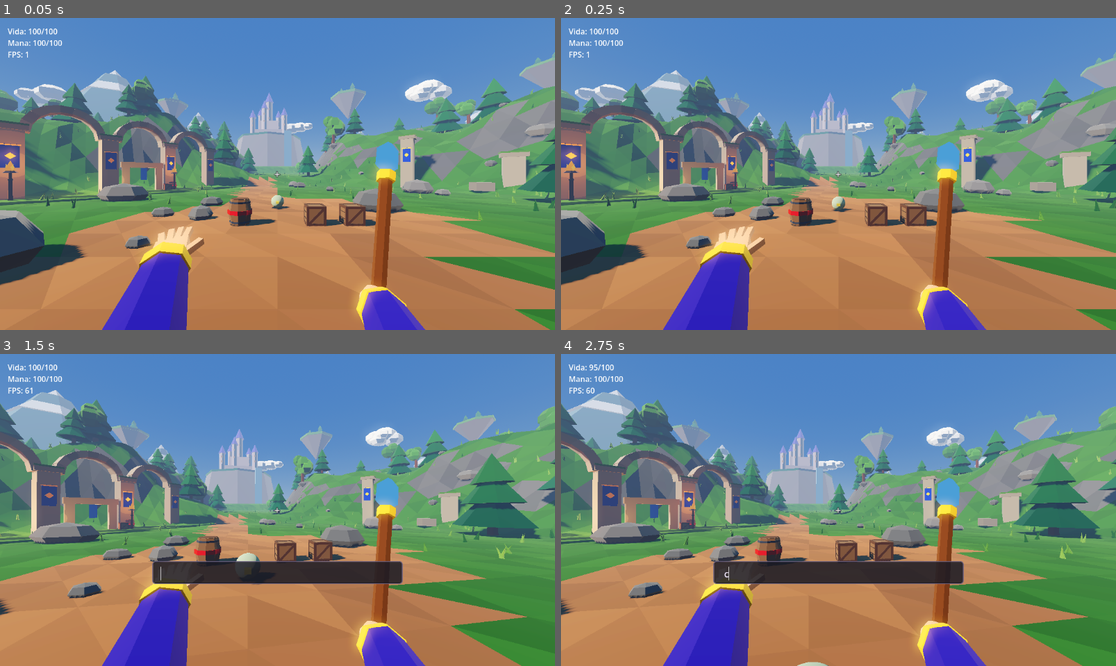
Above: before the commit, frames 1-4 (two rows, left to right).
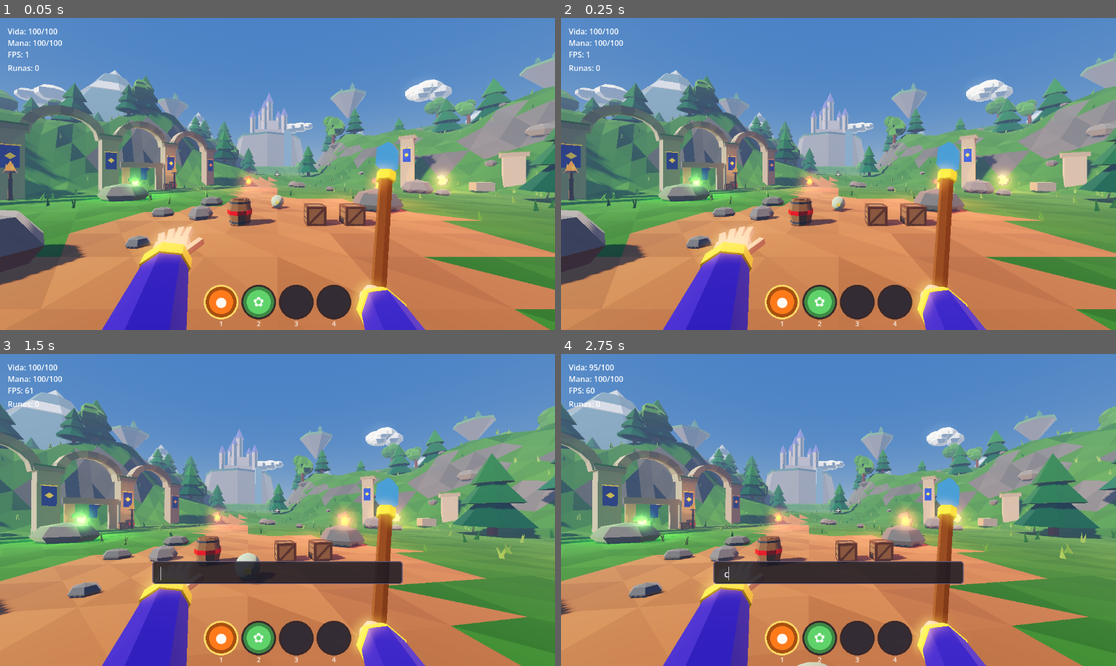
Above: after the commit, the same moments.

Repository: vitortosta4-design/Arcane-Forge
Game: Godot game, scene res://cenas/arena_teste.tscn
Two runs of this game, one before a commit and one after it. Both use one fixed random seed, a clock stepped at 60 frames per second and the inputs below.
Inputs (mouse positions are in pixels of both pictures, inside the frame that each line leads up to):
- Up to frame 1 (0.05 s): no input
- Up to frame 2 (0.25 s): no input
- Up to frame 3 (1.5 s): tap Enter at 0.5 s; move the mouse to (305, 510) at 0.52 s; hold Q (abrir_conjuracao) 0.53-1.28 s; hold W (mover_frente) from 0.53 s (still down); tap Space (pular) at 0.77 s; move the mouse to (249, 510) at 1.27 s; click (249, 510) at 1.35 s
- Up to frame 4 (2.75 s): keep holding W (mover_frente); tap Space (pular) at 1.52 s; move the mouse to (849, 503) at 2.02 s; hold C (trocar_camera) from 2.03 s (still down)

The runs differ from the first frame. In frame 1, 12% of the frame differs, in the area x 0-100%, y 15-99%; in frame 2, 12%; in frame 3, 9.5%; in frame 4, 9.4%.

Commit message:
Runas no mapa e barra de medalhões no HUD
- RunaColetavel: runa acesa do lote 3c flutuando, virada para o jogador, com luz
  na cor do elemento; vai para a mochila ao encostar
- 7 pontos fixos de runa na clareira (fogo x2, água, feroz, vida, arremesso, prende)
- HUD: barra com os 4 medalhões (cor, símbolo, tecla, recarga) e contador de runas
- Partes acesas do modelo legíveis também sem emissão (prints da nuvem)

Co-Authored-By: Claude Opus 5.5 <noreply@anthropic.com>
Claude-Session: https://claude.ai/code/session_0181vzWuM37sLFhAsjiwBCXB

Diff:
--- a/jogo/scripts/ambiente/clareira.gd
+++ b/jogo/scripts/ambiente/clareira.gd
@@ -44,6 +44,13 @@
 const COR_TOCHA := Color(1.0, 0.6, 0.28)
 const ENERGIA_TOCHA := 2.6
 const ALCANCE_TOCHA := 7.5
+## Pontos fixos de runa (ADR-035, Fase 2). Na Fase 7 o gerador de mapas
+## sorteia estes pontos; por enquanto são sempre os mesmos.
+const PONTOS_RUNA := [
+	["fogo", Vector2(6, -6)], ["agua", Vector2(-8, 6)], ["feroz", Vector2(12, 4)],
+	["vida", Vector2(-10, -8)], ["arremesso", Vector2(3, 12)], ["prende", Vector2(15, -12)],
+	["fogo", Vector2(-3, -14)],
+]
 
 var _ruido := FastNoiseLite.new()
 var _ruido_morros := FastNoiseLite.new()
@@ -69,6 +76,7 @@
 	_criar_grama()
 	_criar_ruinas()
 	_criar_tochas()
+	_criar_runas()
 	_criar_fundo()
 
 
@@ -492,6 +500,16 @@
 	tocha.add_child(corpo)
 
 
+func _criar_runas() -> void:
+	for ponto in PONTOS_RUNA:
+		var runa := RunaColetavel.new()
+		runa.nome = ponto[0]
+		runa.name = "Runa_%s" % ponto[0]
+		var p: Vector2 = ponto[1]
+		runa.position = _no_chao(p.x, p.y)
+		add_child(runa)
+
+
 # --- Fundo: montanhas, castelo, cachoeira, ilhas e nuvens --------------------
 
 func _criar_fundo() -> void:
--- /dev/null
+++ b/jogo/scripts/forja/runa_coletavel.gd
@@ -0,0 +1,100 @@
+class_name RunaColetavel
+extends Area3D
+## Runa largada no mapa (ADR-035): flutua, gira, brilha na cor dela e vai
+## para a mochila de quem encostar. Visual: a runa acesa do lote 3c
+## (assets/modelos/runas/runas_v3_acesas.glb), aumentada para dar para ver
+## de longe; a luz pontual sem sombra é o "farol" que chama o jogador.
+
+const MODELO := preload("res://assets/modelos/runas/runas_v3_acesas.glb")
+const CORES := {
+	"fogo": Color("ff7a1a"), "agua": Color("3aa0ff"), "feroz": Color("d8343c"),
+	"vida": Color("5fd36a"), "prende": Color("b7a6ff"), "arremesso": Color("ffd23a"),
+}
+const ESCALA := 2.4
+const ALTURA := 1.0
+
+@export var nome := "fogo"
+
+var _visual: Node3D = null
+var _tempo := 0.0
+var _coletada := false
+
+
+func _ready() -> void:
+	collision_layer = 0
+	collision_mask = 2
+	monitoring = true
+	var forma := SphereShape3D.new()
+	forma.radius = 1.1
+	var c := CollisionShape3D.new()
+	c.shape = forma
+	c.position = Vector3.UP * ALTURA
+	add_child(c)
+	_tempo = randf() * TAU
+
+	var todas := MODELO.instantiate()
+	var no := todas.get_node_or_null("Runa_%s_acesa" % nome) as Node3D
+	if no:
+		todas.remove_child(no)
+		no.position = Vector3.ZERO
+		_visual = Node3D.new()
+		_visual.add_child(no)
+		_visual.scale = Vector3.ONE * ESCALA
+		_garantir_cor_do_brilho(no)
+		add_child(_visual)
+	todas.queue_free()
+
+	var luz := OmniLight3D.new()
+	luz.light_color = CORES.get(nome, Color.WHITE)
+	luz.light_energy = 1.0
+	luz.omni_range = 3.5
+	# Na frente do símbolo, para iluminar a face entalhada, não as costas.
+	luz.position = Vector3(0, 0.2, 0.35)
+	if _visual:
+		_visual.add_child(luz)
+	else:
+		add_child(luz)
+	body_entered.connect(_ao_encostar)
+
+
+func _process(delta: float) -> void:
+	_tempo += delta
+	if _visual and not _coletada:
+		_visual.position.y = ALTURA + sin(_tempo * 2.0) * 0.12
+		# A face entalhada sempre virada para quem olha, com um balanço leve
+		# (girando, metade do tempo o jogador via só as costas lisas).
+		var camera := get_viewport().get_camera_3d()
+		if camera:
+			var para_camera := camera.global_position - global_position
+			_visual.rotation.y = atan2(para_camera.x, para_camera.z) + sin(_tempo * 1.3) * 0.35
+
+
+func _ao_encostar(corpo: Node) -> void:
+	if _coletada or not corpo.has_method("coletar_runa"):
+		return
+	_coletada = true
+	corpo.coletar_runa(nome)
+	# Some subindo e encolhendo, para o jogador ver que pegou.
+	var tw := create_tween()
+	if _visual:
+		tw.tween_property(_visual, "position:y", ALTURA + 1.2, 0.25).set_ease(Tween.EASE_OUT)
+		tw.parallel().tween_property(_visual, "scale", Vector3.ONE * 0.1, 0.25)
+	tw.tween_callback(queue_free)
+
+
+## As partes acesas do modelo têm cor de base preta e só brilho (emissão).
+## No render sem brilho (Compatibility, prints da nuvem) elas viravam
+## buracos pretos; com a cor de base igual à do brilho, a runa se lê nos
+## dois renderizadores.
+func _garantir_cor_do_brilho(raiz: Node) -> void:
+	var lista: Array = [raiz]
+	while not lista.is_empty():
+		var n: Node = lista.pop_back()
+		lista.append_array(n.get_children())
+		if n is MeshInstance3D:
+			for i in n.mesh.get_surface_count():
+				var mat := n.get_active_material(i) as StandardMaterial3D
+				if mat and mat.emission_enabled and mat.albedo_color.v < 0.1:
+					var copia := mat.duplicate() as StandardMaterial3D
+					copia.albedo_color = mat.emission
+					n.set_surface_override_material(i, copia)
--- /dev/null
+++ b/jogo/scripts/ui/barra_hud.gd
@@ -0,0 +1,65 @@
+class_name BarraHud
+extends Control
+## Barra de medalhões no pé da tela (ADR-033) e contador de runas, no lugar
+## dos ícones da referência. Provisório até a Fase 5 (medalhão definitivo):
+## cada medalhão é um disco na cor do elemento com o símbolo da forma, o
+## número da tecla e uma "sombra de relógio" enquanto recarrega.
+
+const TAMANHO := 64.0
+const ESPACO := 14.0
+
+var mago: Node = null
+var _fonte: Font = null
+
+
+func _ready() -> void:
+	_fonte = ThemeDB.fallback_font
+	mouse_filter = Control.MOUSE_FILTER_IGNORE
+
+
+func _process(_delta: float) -> void:
+	queue_redraw()
+
+
+func _draw() -> void:
+	if mago == null:
+		return
+	var barra: BarraMedalhoes = mago.barra
+	var largura := BarraMedalhoes.ESPACOS * TAMANHO + (BarraMedalhoes.ESPACOS - 1) * ESPACO
+	var tela := get_viewport_rect().size
+	var inicio := Vector2((tela.x - largura) / 2.0, tela.y - TAMANHO - 26.0)
+	for i in BarraMedalhoes.ESPACOS:
+		var centro := inicio + Vector2(i * (TAMANHO + ESPACO) + TAMANHO / 2.0, TAMANHO / 2.0)
+		var raio := TAMANHO / 2.0
+		# Moldura de pedra escura, com destaque no espaço selecionado.
+		var selecionado: bool = i == mago.espaco_selecionado
+		draw_circle(centro, raio + 4.0, Color(1.0, 0.85, 0.4) if selecionado else Color(0.12, 0.1, 0.14, 0.85))
+		var medalhao = barra.medalhoes[i]
+		if medalhao == null:
+			draw_circle(centro, raio, Color(0.2, 0.18, 0.22, 0.7))
+		else:
+			var cor := Color(medalhao.get("cor", "#ffffff"))
+			draw_circle(centro, raio, cor.darkened(0.35))
+			draw_circle(centro, raio * 0.78, cor)
+			_texto_centrado(medalhao.get("simbolo", "●"), centro + Vector2(0, 9), 28, Color(1, 1, 1, 0.95))
+			var fracao := barra.fracao_recarga(i)
+			if fracao > 0.0:
+				draw_arc(centro, raio * 0.5, -PI / 2.0, -PI / 2.0 + TAU * fracao, 24, Color(0, 0, 0, 0.6), raio)
+		_texto_centrado(str(i + 1), centro + Vector2(0, raio + 18.0), 14, Color(1, 1, 1, 0.85))
+
+	# Runas na mochila, no canto, abaixo de vida e mana.
+	var contagem := {}
+	for r in mago.runas:
+		contagem[r] = contagem.get(r, 0) + 1
+	var y := 110.0
+	draw_string(_fonte, Vector2(16, y), "Runas: %d" % mago.runas.size(), HORIZONTAL_ALIGNMENT_LEFT, -1, 16, Color.WHITE)
+	for nome in contagem:
+		y += 20.0
+		var cor: Color = RunaColetavel.CORES.get(nome, Color.WHITE)
+		draw_circle(Vector2(24, y - 5), 6.0, cor)
+		draw_string(_fonte, Vector2(36, y), "%s x%d" % [nome, contagem[nome]], HORIZONTAL_ALIGNMENT_LEFT, -1, 15, Color.WHITE)
+
+
+func _texto_centrado(texto: String, base: Vector2, tamanho: int, cor: Color) -> void:
+	var largura := _fonte.get_string_size(texto, HORIZONTAL_ALIGNMENT_LEFT, -1, tamanho).x
+	draw_string(_fonte, base - Vector2(largura / 2.0, 0), texto, HORIZONTAL_ALIGNMENT_LEFT, -1, tamanho, cor)
--- a/jogo/scripts/ui/hud.gd
+++ b/jogo/scripts/ui/hud.gd
@@ -20,6 +20,7 @@
 }
 
 var _tempo_legenda_s := 0.0
+var _aviso: Label = null
 
 
 func _ready() -> void:
@@ -33,6 +34,20 @@
 	mago.estados.estados_mudaram.connect(_ao_estados_mudarem)
 	mago.teleportou.connect(_ao_teleportar)
 	_ao_vida_mudar(mago.vida_atual, mago.vida_maxima)
+	var barra := BarraHud.new()
+	barra.name = "BarraMedalhoes"
+	barra.mago = mago
+	add_child(barra)
+	_aviso = Label.new()
+	_aviso.name = "Aviso"
+	_aviso.horizontal_alignment = HORIZONTAL_ALIGNMENT_CENTER
+	_aviso.set_anchors_preset(Control.PRESET_CENTER)
+	_aviso.position = Vector2(-300, 60)
+	_aviso.size = Vector2(600, 30)
+	_aviso.add_theme_font_size_override("font_size", 20)
+	_aviso.add_theme_color_override("font_outline_color", Color.BLACK)
+	_aviso.add_theme_constant_override("outline_size", 6)
+	add_child(_aviso)
 	_ao_mana_mudar(mago.mana_atual, mago.mana_maxima)
 
 
@@ -69,3 +84,9 @@
 func _ao_conjurar(legenda: String) -> void:
 	_label_legenda.text = legenda
 	_tempo_legenda_s = 2.5
+
+
+## Texto curto no meio da tela (ex.: "E: usar a bigorna"). Vazio esconde.
+func mostrar_aviso(texto: String) -> void:
+	if _aviso:
+		_aviso.text = texto
Binary file added: jogo/assets/modelos/runas/runas_v3_acesas.glb
Not shown, added: jogo/assets/modelos/runas/runas_v3_acesas.glb.import
Not shown, added: jogo/scripts/forja/runa_coletavel.gd.uid
Not shown, added: jogo/scripts/ui/barra_hud.gd.uid
